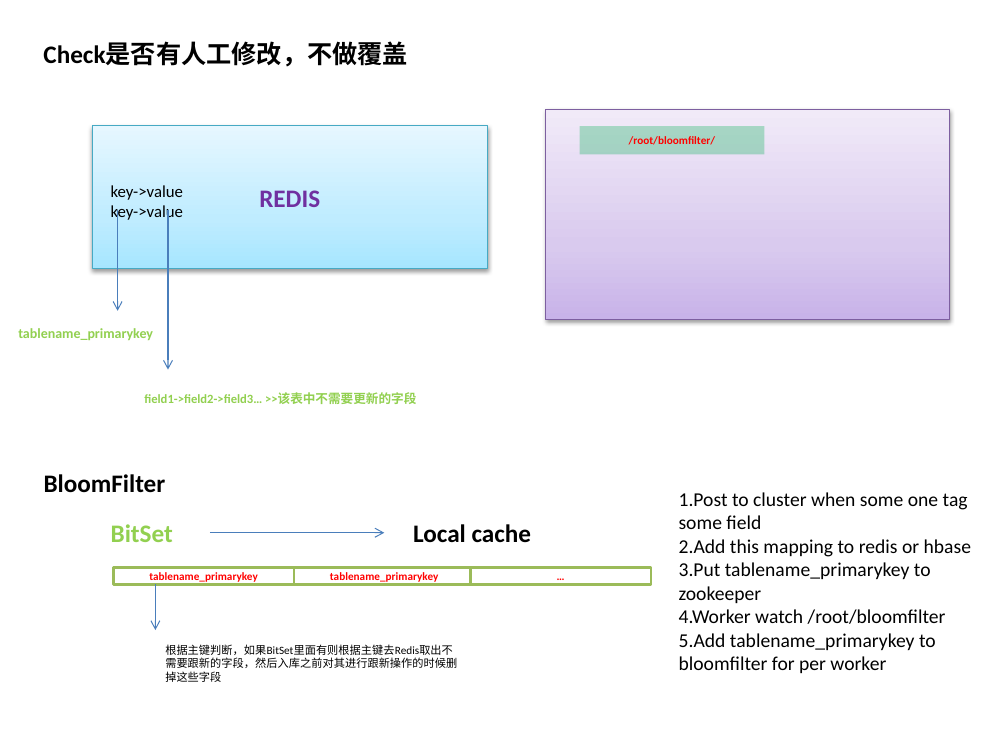
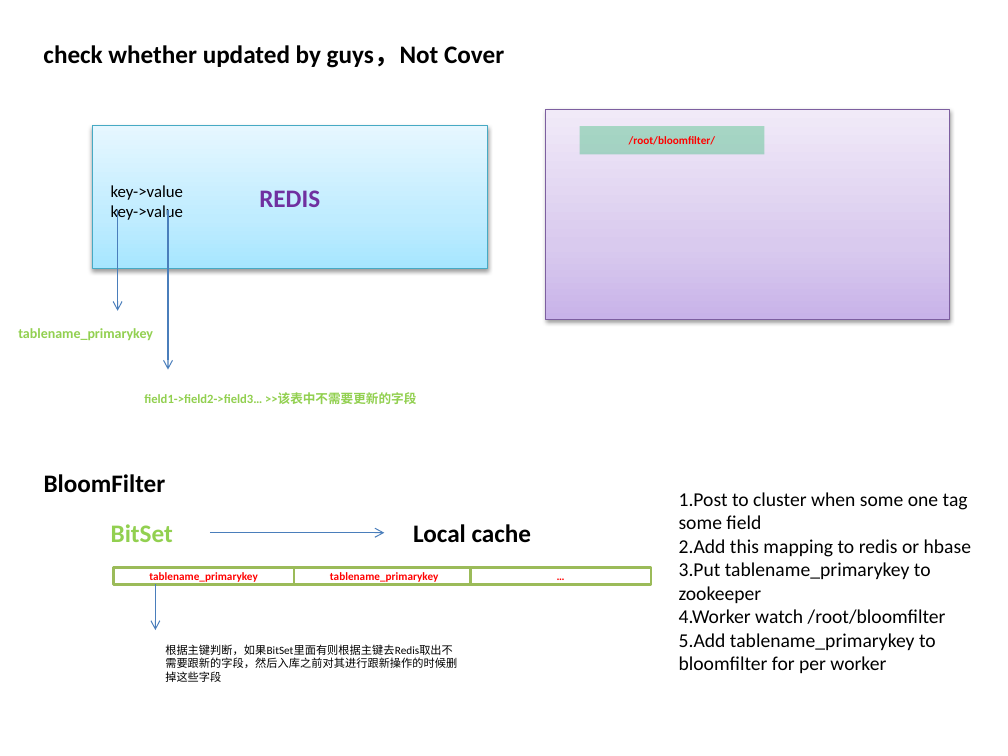
Before and after one commit to richardy2012/cloud, a slide deck: slide 21 of doc/ppt/distribute schedule task architect.pptx. Drawn at 1008x756 pixels with LibreOffice and Linux fonts; fonts in the diff are those of the drawing. Boxes give left, top, right and bottom in pixels: in the first picture for what was removed or moved away, otherwise in the second. Text is boxed around its words. In the diff, an @@ line names an element or a change of style, - is before the commit and + after.

```diff
--- a/doc/ppt/distribute schedule task architect.pptx
+++ b/doc/ppt/distribute schedule task architect.pptx
@@ text at (43, 45, 504, 68): text changed @@
-Check是否有人工修改，不做覆盖
+check whether updated by guys，Not Cover
```
Also in this commit, not shown: 1 other slide changed, 1 slide removed, 19 other files.
